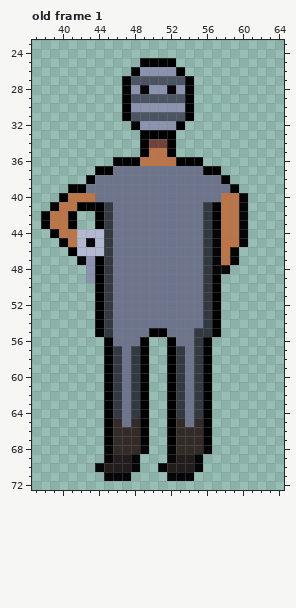
Pixel-art file -- asesprite files/robber.ase. Above: the version before the commit.
64x86 pixels, 7 frames. Shown: old frame 1: x 37..64, y 23..72. The old version is drawn lined up with the new one, on the new canvas. The commit also changed other frames, which this record leaves out.
New version:
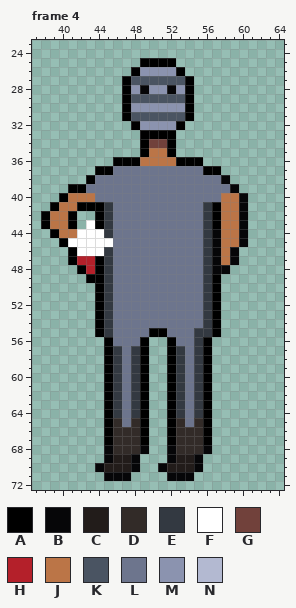
Palette (. is transparent): A #000000  B #060608  C #221c1a  D #322b28  E #333941  F #ffffff  G #71413b  H #b4202a  J #bb7547  K #4a5462  L #6d758d  M #8b93af  N #b3b9d1
A new or re-ordered frame is compared with the old frame closest to it.
Change:
canvas 64x86 -> 100x128, the old top-left corner now at 18,21
frames 7 -> 62
Frame 4 is new; against old frame 1:
y 43: x 43 . -> F
y 44: x 42..44 NNN -> FFF
y 45: x 41..45 JNBNE -> FFFFF
y 46: x 42..44 NNN -> FFF
y 47: x 41..43 .BM -> AHH
y 48: x 42..43 .M -> AH
y 49: x 43 M -> A
Pixel boxes of the changes (left, top, right, bottom) in both pictures:
changed: (68, 220, 113, 283)
